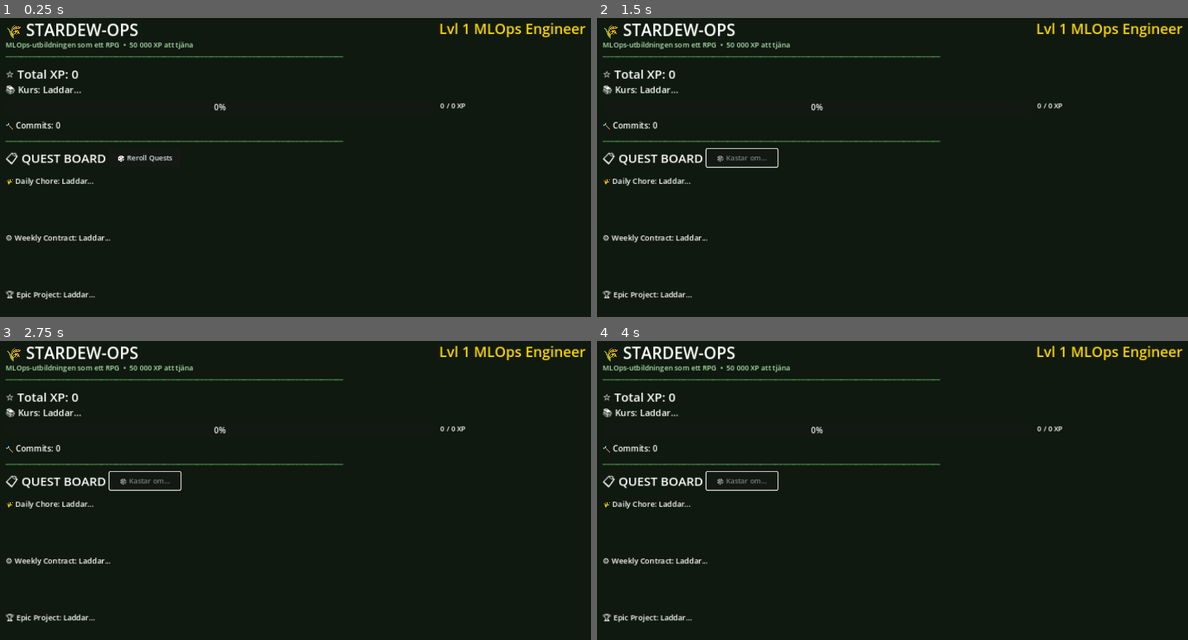
Above: before the commit, frames 1-4 (two rows, left to right).
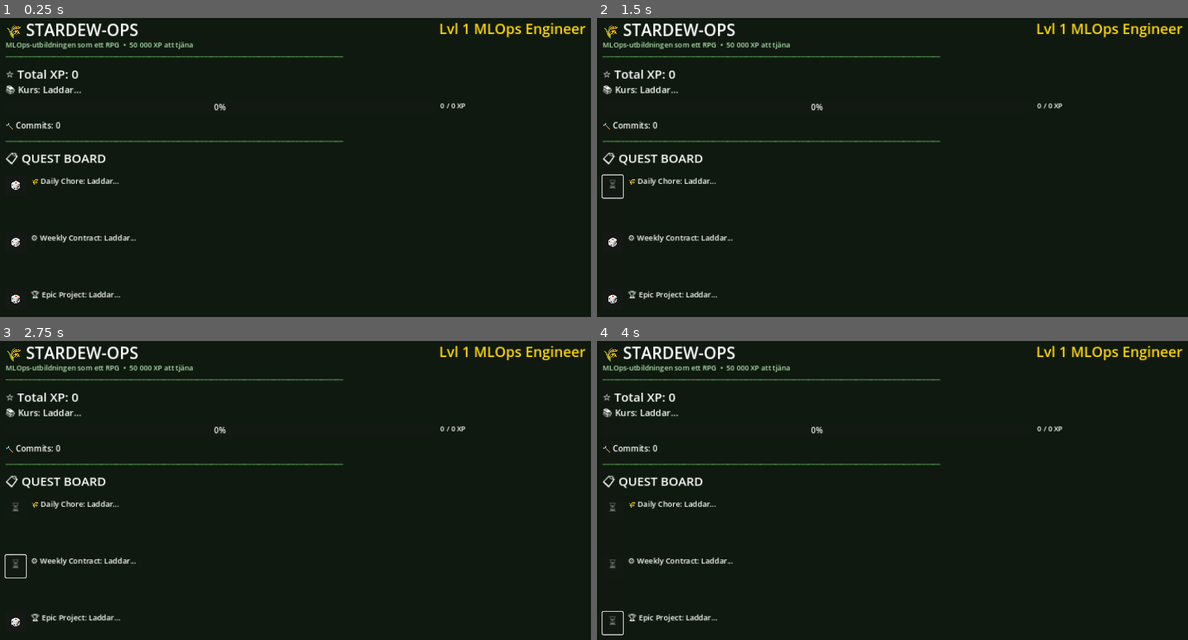
Above: after the commit, the same moments.

Repository: asneH23/stardew-ops
Game: Godot game, scene res://scenes/Main.tscn
Two runs of this game, one before a commit and one after it. Both use one fixed random seed, a clock stepped at 60 frames per second and the inputs below.
Inputs (mouse positions are in pixels of both pictures, inside the frame that each line leads up to):
- Up to frame 1 (0.25 s): no input
- Up to frame 2 (1.5 s): click (738, 158) at 0.5 s, where only the run before the commit has a clickable "🎲 Reroll Quests"; click (614, 185) at 1.25 s, where only the run after the commit has a clickable "🎲"
- Up to frame 3 (2.75 s): click (17, 565) at 2 s, where only the run after the commit has a clickable "🎲"
- Up to frame 4 (4 s): click (614, 622) at 2.75 s, where only the run after the commit has a clickable "🎲"; tap Enter at 3.5 s

The runs differ from the first frame. In frame 1, 1.0% of the frame differs, in the area x 0-30%, y 45-96%; in frame 2, 1.1%, in the area x 0-31%, y 43-96%; in frame 3, 1.1%; in frame 4, 1.1%.

Commit message:
feat(godot): add specific reroll buttons per quest slot

Diff:
--- a/godot/scenes/Main.tscn
+++ b/godot/scenes/Main.tscn
@@ -94,16 +94,16 @@
 theme_override_font_sizes/font_size = 24
 text = "📋 QUEST BOARD"
 
-[node name="RerollButton" type="Button" parent="UI"]
-offset_left = 240.0
-offset_top = 278.0
-offset_right = 380.0
-offset_bottom = 313.0
-theme_override_font_sizes/font_size = 14
-text = "🎲 Reroll Quests"
+[node name="BtnReroll1" type="Button" parent="UI"]
+offset_left = 35.0
+offset_top = 330.0
+offset_right = 75.0
+offset_bottom = 370.0
+theme_override_font_sizes/font_size = 20
+text = "🎲"
 
 [node name="Quest1Label" type="Label" parent="UI"]
-offset_left = 35.0
+offset_left = 85.0
 offset_top = 330.0
 offset_right = 1165.0
 offset_bottom = 430.0
@@ -111,8 +111,16 @@
 autowrap_mode = 2
 text = "🌾 Daily Chore: Laddar..."
 
+[node name="BtnReroll2" type="Button" parent="UI"]
+offset_left = 35.0
+offset_top = 442.0
+offset_right = 75.0
+offset_bottom = 482.0
+theme_override_font_sizes/font_size = 20
+text = "🎲"
+
 [node name="Quest2Label" type="Label" parent="UI"]
-offset_left = 35.0
+offset_left = 85.0
 offset_top = 442.0
 offset_right = 1165.0
 offset_bottom = 542.0
@@ -120,8 +128,16 @@
 autowrap_mode = 2
 text = "⚙️ Weekly Contract: Laddar..."
 
+[node name="BtnReroll3" type="Button" parent="UI"]
+offset_left = 35.0
+offset_top = 554.0
+offset_right = 75.0
+offset_bottom = 594.0
+theme_override_font_sizes/font_size = 20
+text = "🎲"
+
 [node name="Quest3Label" type="Label" parent="UI"]
-offset_left = 35.0
+offset_left = 85.0
 offset_top = 554.0
 offset_right = 1165.0
 offset_bottom = 654.0
--- a/godot/scripts/ApiClient.gd
+++ b/godot/scripts/ApiClient.gd
@@ -1,10 +1,10 @@
 extends Node
 
-@export var backend_url: String = "http://127.0.0.1:8000"
+@export var backend_url: String = "https://web-production-76e9c.up.railway.app"
 @export var poll_interval: float = 10.0
 
 var http_request: HTTPRequest
-var reroll_request: HTTPRequest
+var reroll_requests: Array[HTTPRequest] = []
 var timer: Timer
 
 signal state_updated(state_dict)
@@ -15,9 +15,11 @@
 	add_child(http_request)
 	http_request.request_completed.connect(_on_request_completed)
 
-	reroll_request = HTTPRequest.new()
-	add_child(reroll_request)
-	reroll_request.request_completed.connect(_on_reroll_completed)
+	for i in range(3):
+		var req = HTTPRequest.new()
+		add_child(req)
+		req.request_completed.connect(_on_reroll_completed)
+		reroll_requests.append(req)
 
 	timer = Timer.new()
 	timer.wait_time = poll_interval
@@ -33,10 +35,9 @@
 	if err != OK:
 		emit_signal("connection_error", "Kunde inte ansluta till API:et")
 
-func reroll_quests() -> void:
-	var url = backend_url + "/quests/reroll"
-	# POST request with empty body
-	reroll_request.request(url, [], HTTPClient.METHOD_POST, "")
+func reroll_quest(slot: int) -> void:
+	var url = backend_url + "/quests/reroll/" + str(slot)
+	reroll_requests[slot - 1].request(url, [], HTTPClient.METHOD_POST, "")
 
 func _on_request_completed(result: int, response_code: int, headers: PackedStringArray, body: PackedByteArray) -> void:
 	if result == HTTPRequest.RESULT_SUCCESS and response_code == 200:
@@ -51,5 +52,4 @@
 
 func _on_reroll_completed(result: int, response_code: int, headers: PackedStringArray, body: PackedByteArray) -> void:
 	if result == HTTPRequest.RESULT_SUCCESS and response_code == 200:
-		# Uppdatera staten direkt när reroll är klar för snabb feedback
 		_poll_state()
--- a/godot/scripts/GameManager.gd
+++ b/godot/scripts/GameManager.gd
@@ -1,4 +1,3 @@
-# GameManager.gd — Stardew-Ops huvud-controller
 extends Node2D
 
 @onready var api_client: Node = $ApiClient
@@ -9,23 +8,29 @@
 @onready var progress_label: Label = $UI/ProgressLabel
 @onready var commits_label: Label = $UI/CommitsLabel
 @onready var status_label: Label = $StatusLabel
+
 @onready var quest1_label: Label = $UI/Quest1Label
 @onready var quest2_label: Label = $UI/Quest2Label
 @onready var quest3_label: Label = $UI/Quest3Label
-@onready var reroll_button: Button = $UI/RerollButton
+
+@onready var btn_reroll_1: Button = $UI/BtnReroll1
+@onready var btn_reroll_2: Button = $UI/BtnReroll2
+@onready var btn_reroll_3: Button = $UI/BtnReroll3
 
 
 func _ready() -> void:
 	api_client.state_updated.connect(_on_state_updated)
 	api_client.connection_error.connect(_on_connection_error)
-	reroll_button.pressed.connect(_on_reroll_pressed)
-	print("[GameManager] Stardew-Ops startar!")
+
+	btn_reroll_1.pressed.connect(func(): _on_reroll_pressed(1, btn_reroll_1))
+	btn_reroll_2.pressed.connect(func(): _on_reroll_pressed(2, btn_reroll_2))
+	btn_reroll_3.pressed.connect(func(): _on_reroll_pressed(3, btn_reroll_3))
 
 
-func _on_reroll_pressed() -> void:
-	reroll_button.text = "🎲 Kastar om..."
-	reroll_button.disabled = true
-	api_client.reroll_quests()
+func _on_reroll_pressed(slot: int, btn: Button) -> void:
+	btn.text = "⏳"
+	btn.disabled = true
+	api_client.reroll_quest(slot)
 
 
 func _on_state_updated(state: Dictionary) -> void:
@@ -34,7 +39,6 @@
 	var total_xp: int = state.get("total_xp", 0)
 	xp_label.text = "⭐ Total XP: %d" % total_xp
 
-	# LEVEL!
 	var level: int = state.get("level", 1)
 	level_label.text = "Lvl %d MLOps Engineer" % level
 
@@ -53,11 +57,12 @@
 	var quests: Array = state.get("quests", [])
 	var slot_names = ["🌾 Daily Chore", "⚙️ Weekly Contract", "🏆 Epic Project"]
 	var labels = [quest1_label, quest2_label, quest3_label]
+	var buttons = [btn_reroll_1, btn_reroll_2, btn_reroll_3]
 
 	for i in range(3):
 		if i < quests.size():
 			var q: Dictionary = quests[i]
-			labels[i].text = "%s — %s\n    %s\n    (+%d XP, +%d bonus vid commit)" % [
+			labels[i].text = "%s — %s\n    %s\n    (+%d XP, +%d bonus)" % [
 				slot_names[i],
 				q.get("title", "?"),
 				q.get("description", ""),
@@ -67,10 +72,8 @@
 		else:
 			labels[i].text = "%s: Ingen aktiv quest" % slot_names[i]
 
-	# Återställ reroll-knappen
-	reroll_button.text = "🎲 Reroll Quests"
-	reroll_button.disabled = false
-
+		buttons[i].text = "🎲"
+		buttons[i].disabled = false
 
 func _on_connection_error(message: String) -> void:
 	status_label.text = "❌ " + message
